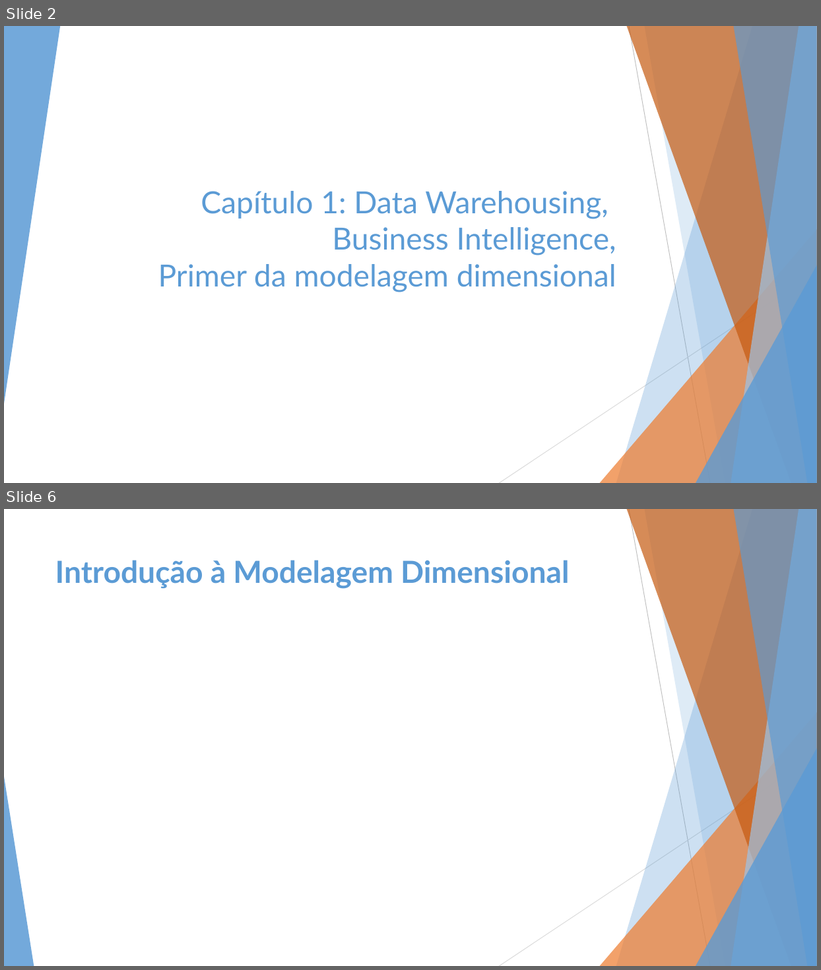
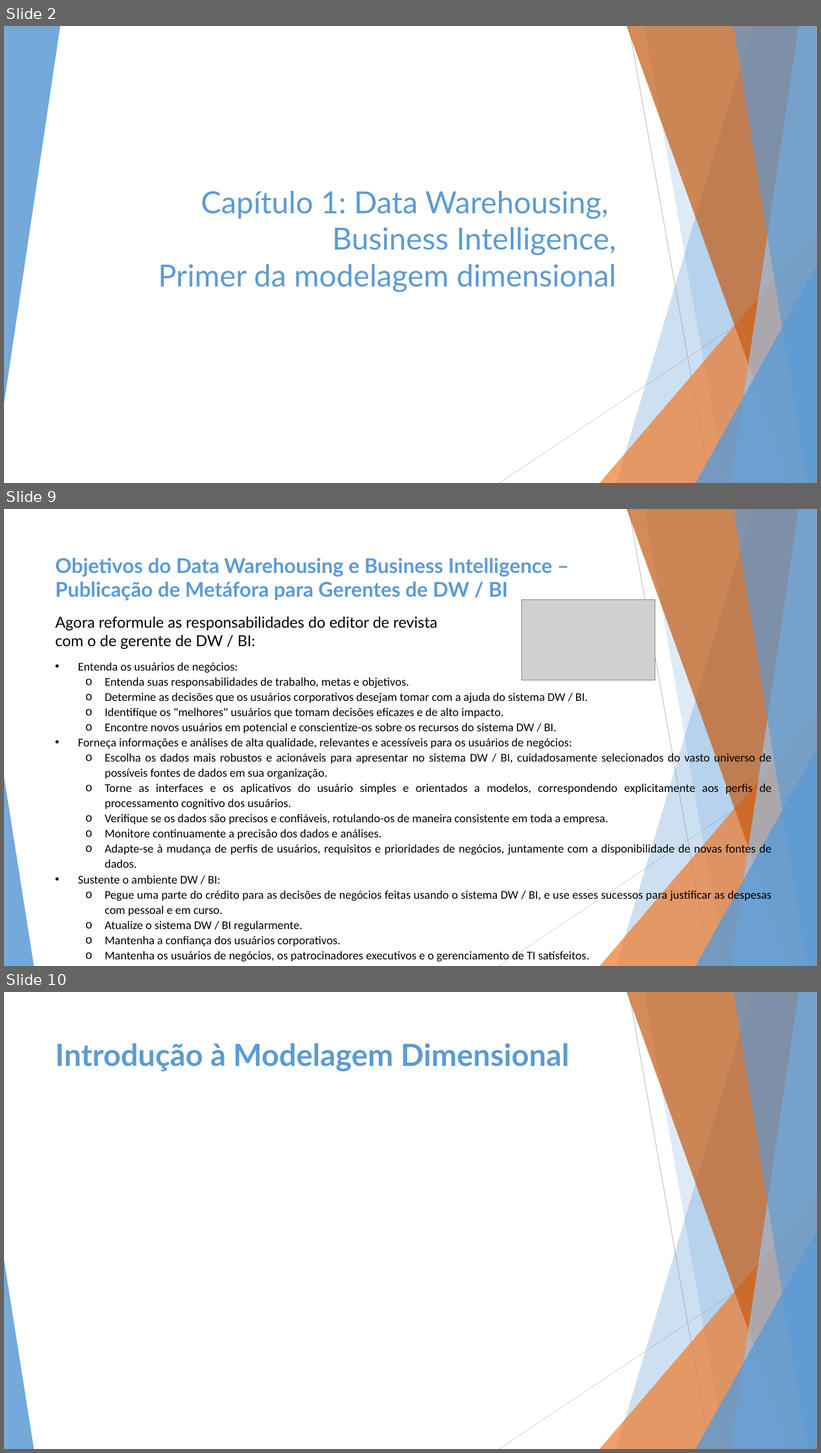
Before and after one commit to gutierrecunha/TheDataWarehouseToolkit_3rdEdition_PtBr, a slide deck: Apresentação/Cap1_theDataWarehouse.pptx. Shown one above the other, each under a label of ours: slides 2 and 6 before the commit, slides 2, 9 and 10 after it; the slides between them are not shown. The pictures are 821x970 and 821x1453 pixels, drawn with LibreOffice and Linux fonts; fonts in the diff are those of the drawing; grey boxes stand for pictures. Boxes give left, top, right and bottom in pixels: in the first picture for what was removed or moved away, otherwise in the second. Text is boxed around its words. In the diff, an @@ line names an element or a change of style, - is before the commit and + after.

Commit message:
Atualização até pagina 9

```diff
--- a/Apresentação/Cap1_theDataWarehouse.pptx
+++ b/Apresentação/Cap1_theDataWarehouse.pptx
@@ slide 9 added at <box>4,509,817,966</box>, background #FFFFFF; not listed: 10 template elements that a slide beside it also shows @@
@@ title added at <box>55,558,552,601</box>, 24 pt, text #5B9BD5, bold @@
+Objetivos do Data Warehousing e Business Intelligence –
+Publicação de Metáfora para Gerentes de DW / BI
@@ picture added at <box>522,600,655,681</box> @@
@@ text added at <box>55,617,438,650</box>, 18 pt, text #000000 @@
+Agora reformule as responsabilidades do editor de revista com o de gerente de DW / BI:
@@ text added at <box>78,662,772,962</box>, 14 pt, text #000000 @@
+• Entenda os usuários de negócios:
+  o Entenda suas responsabilidades de trabalho, metas e objetivos.
+  o Determine as decisões que os usuários corporativos desejam tomar com a ajuda do sistema DW / BI.
+  o Identifique os "melhores" usuários que tomam decisões eficazes e de alto impacto.
+  o Encontre novos usuários em potencial e conscientize-os sobre os recursos do sistema DW / BI.
+• Forneça informações e análises de alta qualidade, relevantes e acessíveis para os usuários de negócios:
+  o Escolha os dados mais robustos e acionáveis para apresentar no sistema DW / BI, cuidadosamente selecionados do vasto universo de possíveis fontes de dados em sua organização.
+  o Torne as interfaces e os aplicativos do usuário simples e orientados a modelos, correspondendo explicitamente aos perfis de processamento cognitivo dos usuários.
+  o Verifique se os dados são precisos e confiáveis, rotulando-os de maneira consistente em toda a empresa.
+  o Monitore continuamente a precisão dos dados e análises.
+  o Adapte-se à mudança de perfis de usuários, requisitos e prioridades de negócios, juntamente com a disponibilidade de novas fontes de dados.
+• Sustente o ambiente DW / BI:
+  o Pegue uma parte do crédito para as decisões de negócios feitas usando o sistema DW / BI, e use esses sucessos para justificar as despesas com pessoal e em curso.
+  o Atualize o sistema DW / BI regularmente.
+  o Mantenha a confiança dos usuários corporativos.
+  o Mantenha os usuários de negócios, os patrocinadores executivos e o gerenciamento de TI satisfeitos.
@@ what was slide 6 is now slide 10 @@
```
Also in this commit, not shown: 3 slides changed, 3 other slides added.
